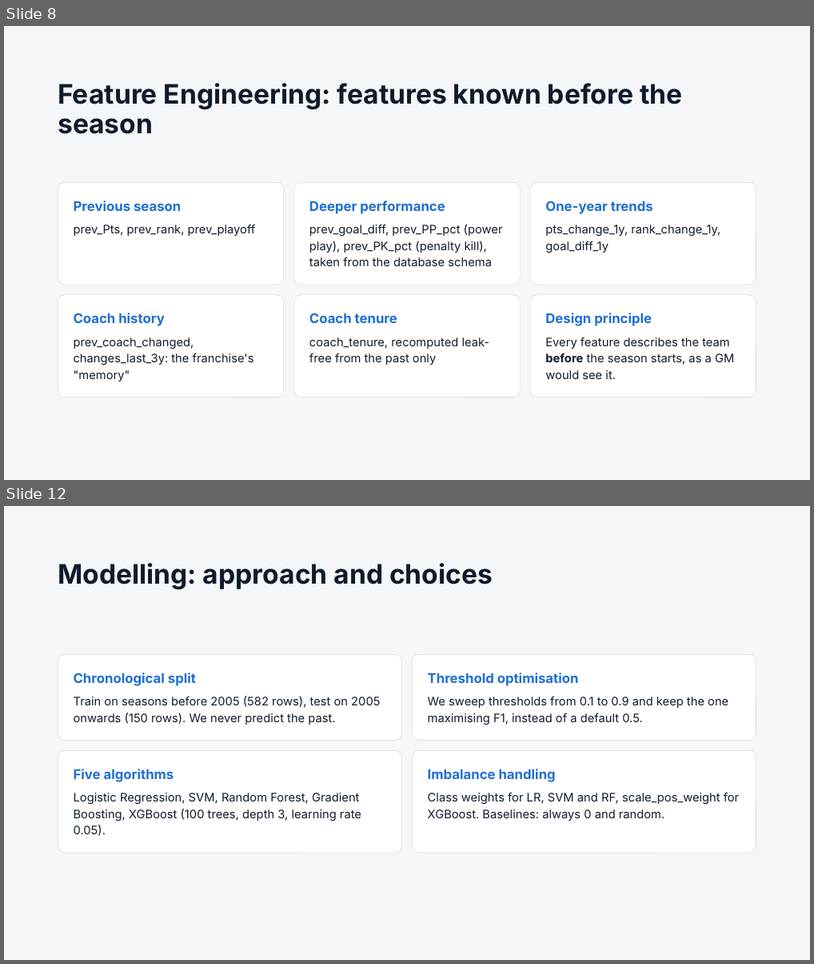
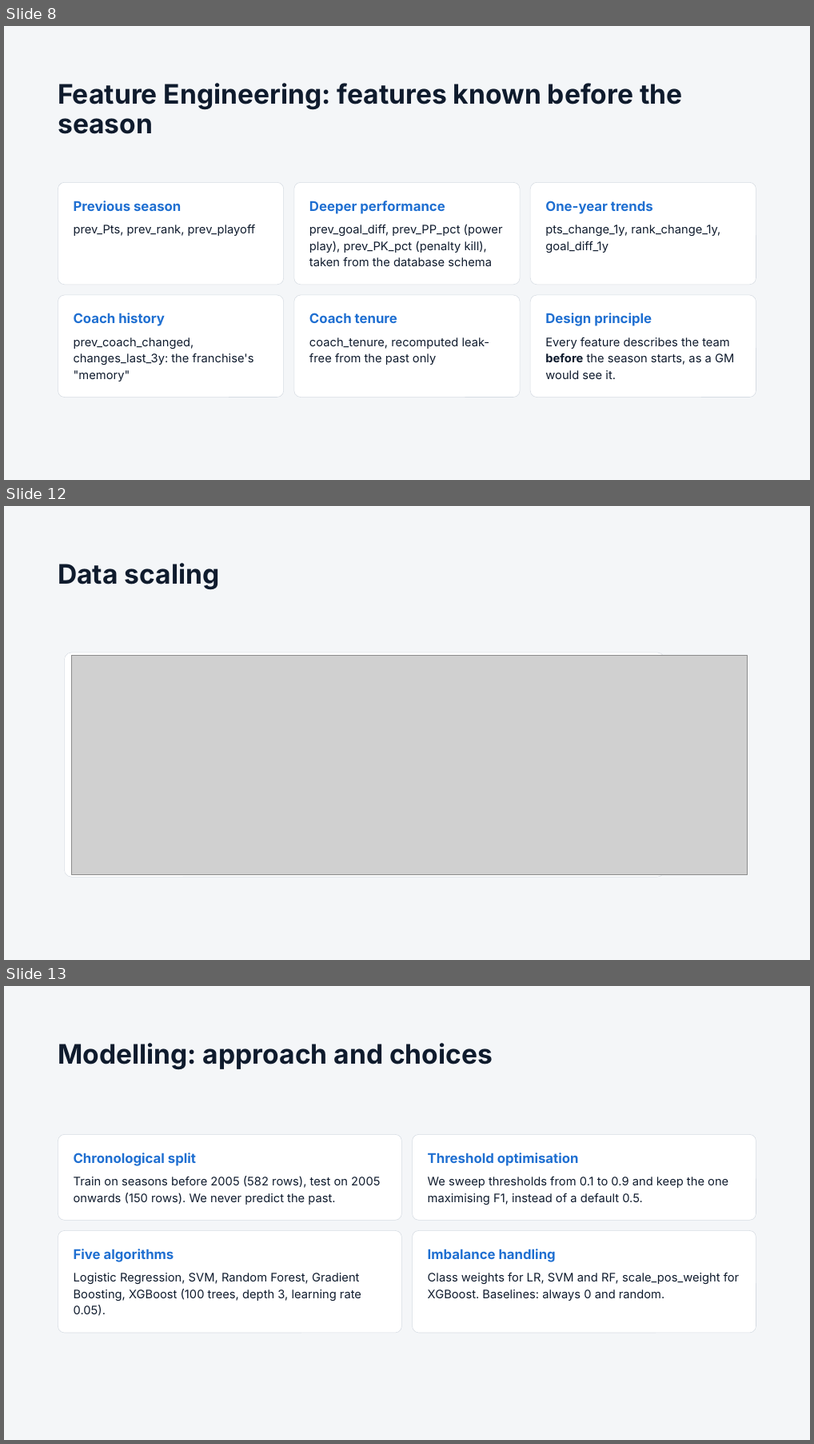
Before and after one commit to Nathan-Pinheiro/AC_hockey_predictions, a slide deck: Predicting NHL Head Coach Changes.pptx. Shown one above the other, each under a label of ours: slides 8 and 12 before the commit, slides 8, 12 and 13 after it; the slides between them are not shown. The pictures are 814x964 and 814x1444 pixels, drawn with LibreOffice and Linux fonts; fonts in the diff are those of the drawing; grey boxes stand for pictures. Boxes give left, top, right and bottom in pixels: in the first picture for what was removed or moved away, otherwise in the second. Text is boxed around its words. In the diff, an @@ line names an element or a change of style, - is before the commit and + after.

```diff
--- a/Predicting NHL Head Coach Changes.pptx
+++ b/Predicting NHL Head Coach Changes.pptx
@@ slide 12 added at box(4, 506, 810, 960), background #F4F6F8 @@
@@ title added at box(58, 563, 220, 590), 32 pt, text #0F1B2D, bold @@
+Data scaling
@@ rounded rectangle added at box(64, 652, 666, 877), fill #FFFFFF @@
@@ rounded rectangle added at box(65, 652, 666, 877), outline #D5DBE2 0.5 pt @@
@@ picture added at box(72, 656, 747, 875) @@
@@ what was slide 12 is now slide 13 @@
```
Also in this commit, not shown: 8 slides changed, 2 other files.
